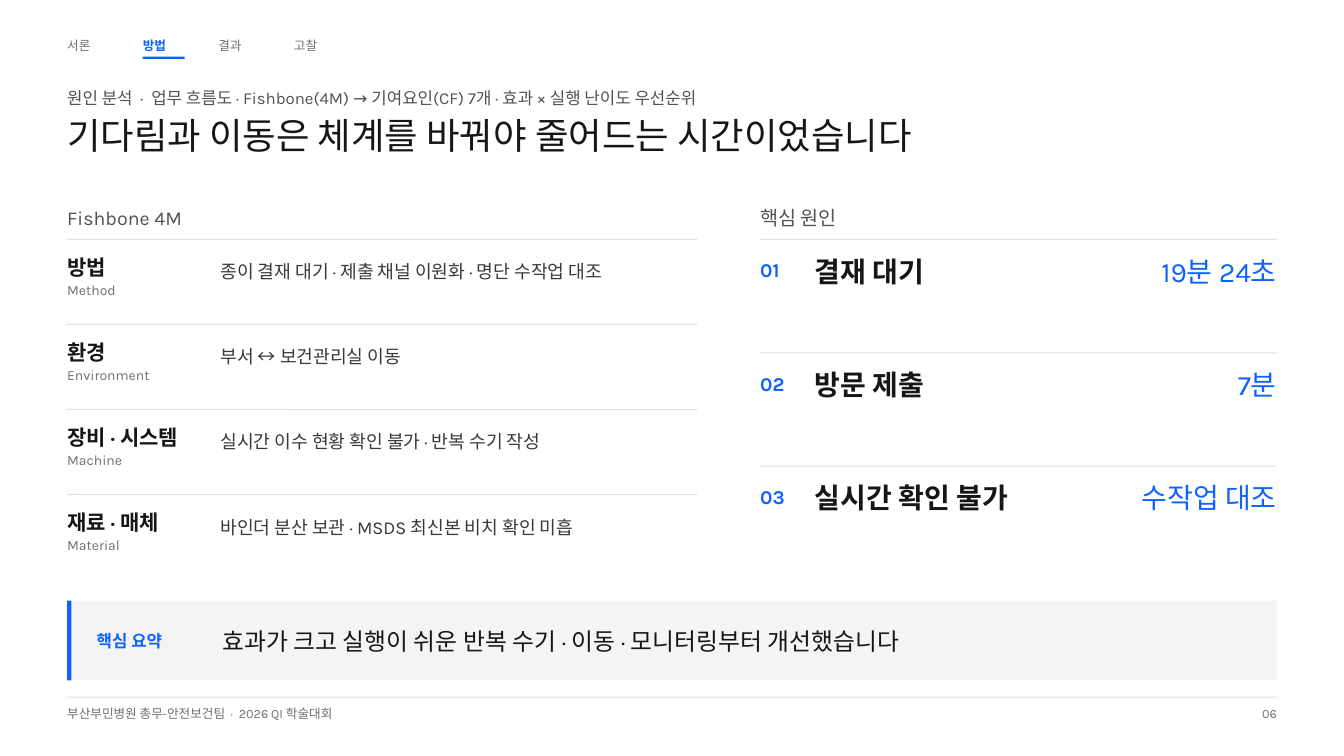
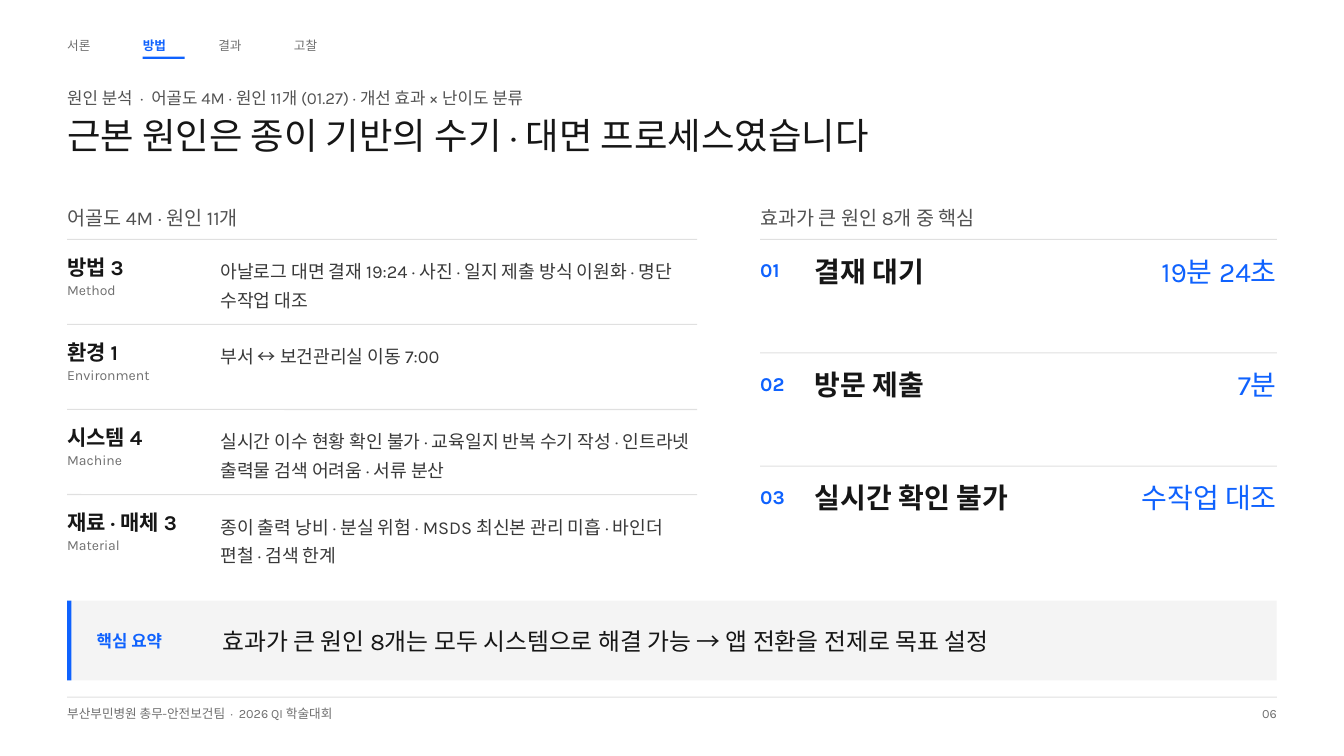
Before and after one commit to buminhealth/health, a slide deck: slide 6 of docs/QI_학술대회_발표_B.pptx. Drawn at 1344x756 pixels with LibreOffice and Linux fonts; fonts in the diff are those of the drawing. Boxes give left, top, right and bottom in pixels: in the first picture for what was removed or moved away, otherwise in the second. Text is boxed around its words. In the diff, an @@ line names an element or a change of style, - is before the commit and + after.

```diff
--- a/docs/QI_학술대회_발표_B.pptx
+++ b/docs/QI_학술대회_발표_B.pptx
@@ text at (x1=67, y1=90, x2=523, y2=106): text changed @@
-원인 분석 · 업무 흐름도 · Fishbone(4M) → 기여요인(CF) 7개 · 효과 × 실행 난이도 우선순위
+원인 분석 · 어골도 4M · 원인 11개 (01.27) · 개선 효과 × 난이도 분류
@@ text at (x1=67, y1=119, x2=869, y2=152): text changed @@
-기다림과 이동은 체계를 바꿔야 줄어드는 시간이었습니다
+근본 원인은 종이 기반의 수기 · 대면 프로세스였습니다
@@ text at (x1=67, y1=209, x2=238, y2=227): text changed @@
-Fishbone 4M
+어골도 4M · 원인 11개
@@ text at (x1=760, y1=209, x2=975, y2=227): text changed @@
-핵심 원인
+효과가 큰 원인 8개 중 핵심
@@ text at (x1=67, y1=257, x2=124, y2=277): text changed @@
-방법
+방법 3
@@ text at (x1=220, y1=263, x2=671, y2=309): text changed @@
-종이 결재 대기 · 제출 채널 이원화 · 명단 수작업 대조
+아날로그 대면 결재 19:24 · 사진 · 일지 제출 방식 이원화 · 명단 수작업 대조
@@ text at (x1=67, y1=342, x2=118, y2=362): text changed @@
-환경
+환경 1
@@ text at (x1=220, y1=348, x2=439, y2=365): text changed @@
-부서 ↔ 보건관리실 이동
+부서 ↔ 보건관리실 이동 7:00
@@ text at (x1=67, y1=427, x2=142, y2=447): text changed @@
-장비 · 시스템
+시스템 4
@@ text at (x1=220, y1=433, x2=690, y2=479): text changed @@
-실시간 이수 현황 확인 불가 · 반복 수기 작성
+실시간 이수 현황 확인 불가 · 교육일지 반복 수기 작성 · 인트라넷 출력물 검색 어려움 · 서류 분산
@@ text at (x1=67, y1=512, x2=177, y2=532): text changed @@
-재료 · 매체
+재료 · 매체 3
@@ text at (x1=220, y1=518, x2=663, y2=564): text changed @@
-바인더 분산 보관 · MSDS 최신본 비치 확인 미흡
+종이 출력 낭비 · 분실 위험 · MSDS 최신본 관리 미흡 · 바인더 편철 · 검색 한계
@@ text at (x1=223, y1=630, x2=988, y2=652): text changed @@
-효과가 크고 실행이 쉬운 반복 수기 · 이동 · 모니터링부터 개선했습니다
+효과가 큰 원인 8개는 모두 시스템으로 해결 가능 → 앱 전환을 전제로 목표 설정
```
Also in this commit, not shown: 12 other slides changed, 5 other files.
